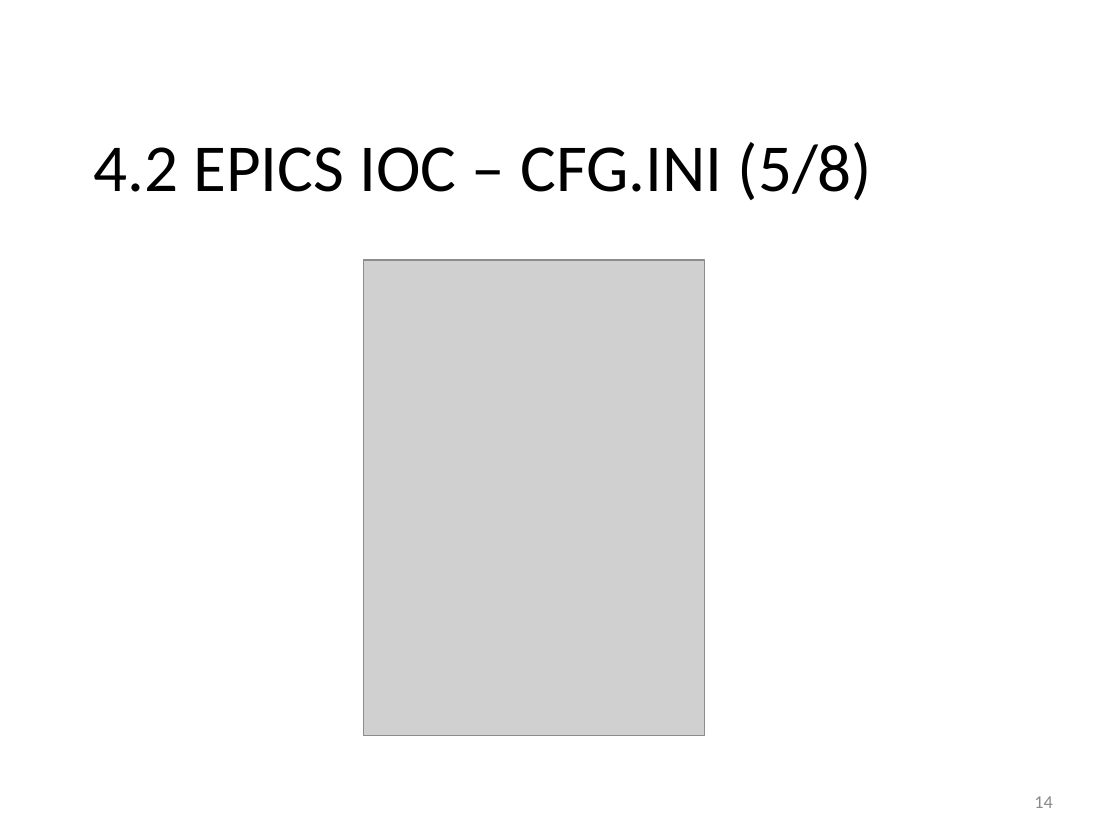
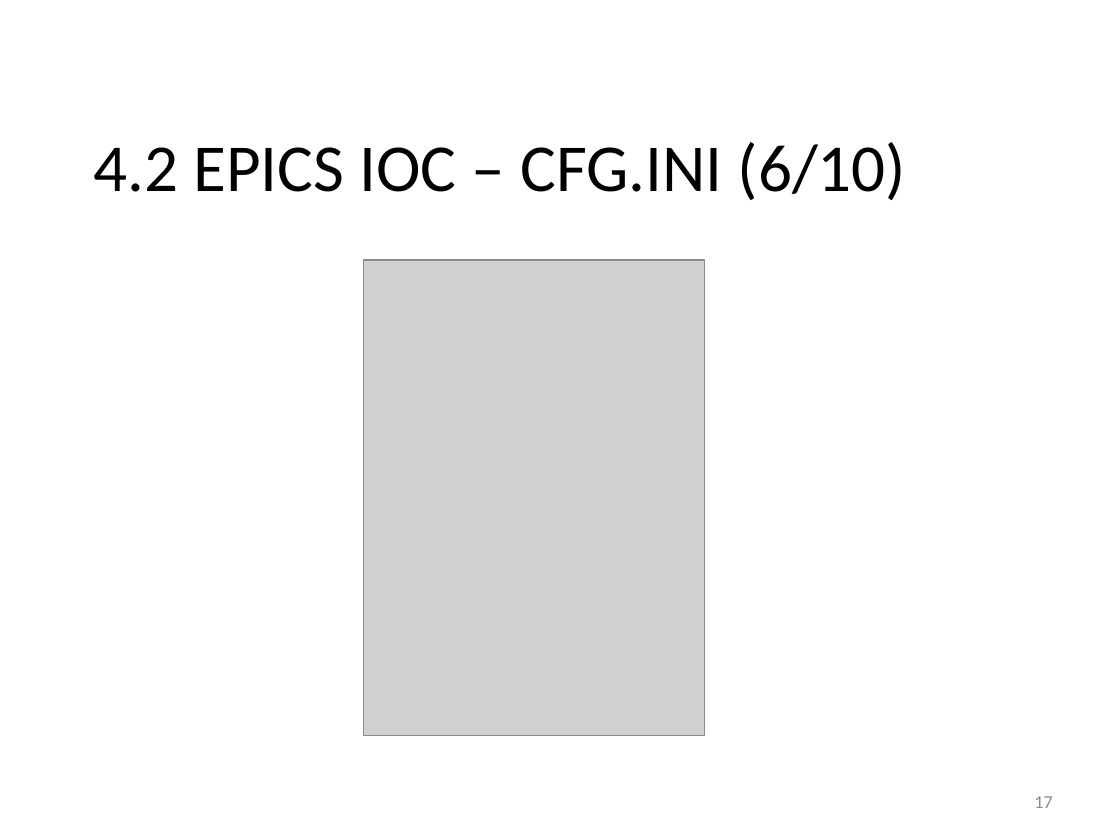
Before and after one commit to lnls-sol/project-nheengatu, a slide deck: slide 17 of docs/CRIO-EPICs-integration.odp (slide 14 before the commit). Drawn at 1120x840 pixels with LibreOffice and Linux fonts; fonts in the diff are those of the drawing; grey boxes stand for pictures; background and template pictures are left out. Boxes give left, top, right and bottom in pixels: in the first picture for what was removed or moved away, otherwise in the second. Text is boxed around its words. In the diff, an @@ line names an element or a change of style, - is before the commit and + after.

```diff
--- a/docs/CRIO-EPICs-integration.odp
+++ b/docs/CRIO-EPICs-integration.odp
@@ text at (93,142,907,200): text changed @@
-4.2 EPICS IOC – CFG.INI (5/8)
+4.2 EPICS IOC – CFG.INI (6/10)
@@ page number at (1034,796,1052,808): text changed @@
-14
+17
```
Also in this commit, not shown: 15 other slides changed, 8 slides added, 4 slides removed, 2 other files.
